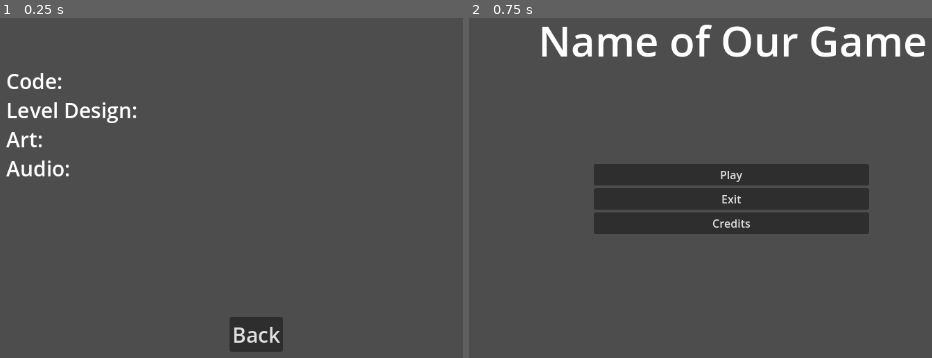
Above: before the commit, frames 1-2 (left to right).
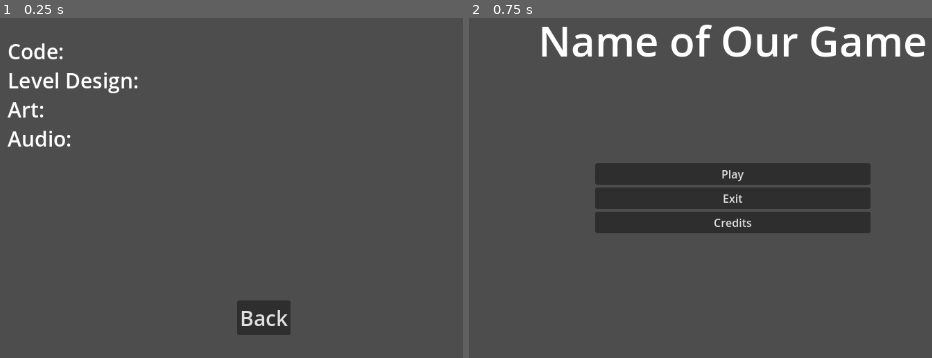
Above: after the commit, the same moments.

Repository: robotabc773/Brackeys2024.1
Game: Godot game, scene res://scenes/credits.tscn
Two runs of this game, one before a commit and one after it. Both use one fixed random seed, a clock stepped at 60 frames per second and the inputs below. This scene is started directly instead of the project's main scene.
Inputs:
- Up to frame 1 (0.25 s): no input
- Up to frame 2 (0.75 s): click "Back" at 0.5 s

The runs differ from the first frame. In frame 1, 3.6% of the frame differs, in the area x 1-63%, y 7-99%; in frame 2, 0.8%.

Commit message:
Added anchors for credits, level selection and main_menu

Diff:
--- a/scenes/credits.tscn
+++ b/scenes/credits.tscn
@@ -12,11 +12,18 @@
 script = ExtResource("1_ey4xq")
 
 [node name="RichTextLabel" type="RichTextLabel" parent="."]
-layout_mode = 0
-offset_left = 205.0
-offset_top = 162.0
-offset_right = 944.0
-offset_bottom = 573.0
+layout_mode = 1
+anchors_preset = 8
+anchor_left = 0.5
+anchor_top = 0.5
+anchor_right = 0.5
+anchor_bottom = 0.5
+offset_left = -369.5
+offset_top = -205.5
+offset_right = 369.5
+offset_bottom = 205.5
+grow_horizontal = 2
+grow_vertical = 2
 theme_override_font_sizes/normal_font_size = 30
 text = "Code:
 Level Design:
@@ -24,11 +31,18 @@
 Audio:"
 
 [node name="Button" type="Button" parent="."]
-layout_mode = 0
-offset_left = 527.0
-offset_top = 524.0
-offset_right = 604.0
-offset_bottom = 574.0
+layout_mode = 1
+anchors_preset = 7
+anchor_left = 0.5
+anchor_top = 1.0
+anchor_right = 0.5
+anchor_bottom = 1.0
+offset_left = -38.5
+offset_top = -148.0
+offset_right = 38.5
+offset_bottom = -98.0
+grow_horizontal = 2
+grow_vertical = 0
 theme_override_font_sizes/font_size = 30
 text = "Back"
 
--- a/scenes/main_menu.tscn
+++ b/scenes/main_menu.tscn
@@ -11,19 +11,27 @@
 grow_vertical = 2
 
 [node name="RichTextLabel" type="RichTextLabel" parent="."]
-layout_mode = 0
-offset_right = 1153.0
-offset_bottom = 179.0
+layout_mode = 1
+anchors_preset = 10
+anchor_right = 1.0
+offset_bottom = 200.0
+grow_horizontal = 2
 theme_override_font_sizes/normal_font_size = 60
 bbcode_enabled = true
 text = " [center]Name of Our Game[/center]"
 
 [node name="MarginContainer" type="MarginContainer" parent="."]
-layout_mode = 0
-offset_left = 376.0
-offset_top = 303.0
-offset_right = 773.0
-offset_bottom = 649.0
+layout_mode = 1
+anchors_preset = 7
+anchor_left = 0.5
+anchor_top = 1.0
+anchor_right = 0.5
+anchor_bottom = 1.0
+offset_left = -198.5
+offset_top = -346.0
+offset_right = 198.5
+grow_horizontal = 2
+grow_vertical = 0
 
 [node name="VBoxContainer" type="VBoxContainer" parent="MarginContainer"]
 layout_mode = 2
